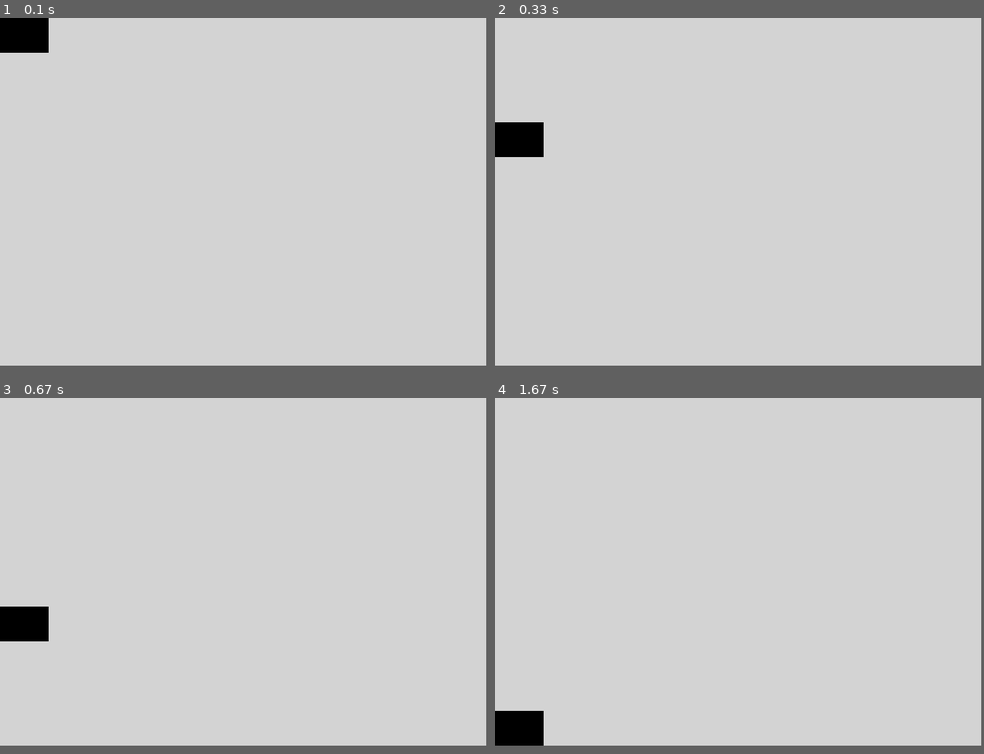
Above: before the commit, frames 1-4 (two rows, left to right).
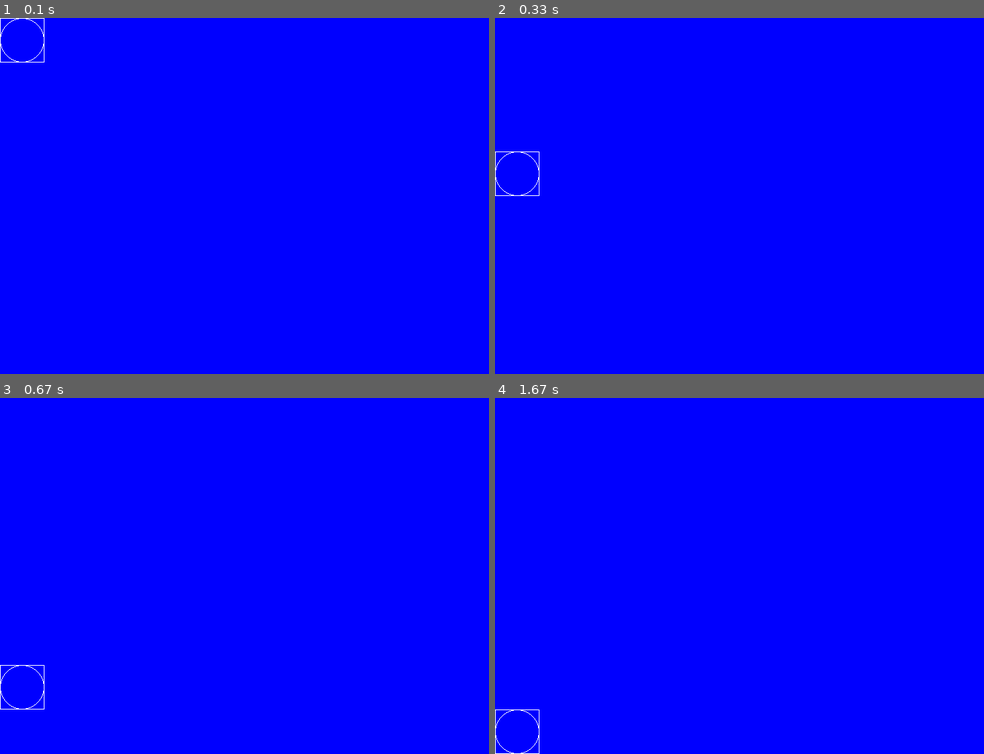
Above: after the commit, the same moments.

Repository: saegl5/myprojects
Game: pygame game, started from Codes/pygame-animation-bouncing-part-2.py
Same seed, same stepped clock (60 frames per second), same inputs: the game is played once before the commit and once after it.
Inputs:
- Up to frame 1 (0.1 s): no input
- Up to frame 2 (0.33 s): no input
- Up to frame 3 (0.67 s): no input
- Up to frame 4 (1.67 s): no input
In our replay, the window is 700x500 before the commit and 704x512 after it. These sizes can differ from the game's own. Grey fills any space a smaller window leaves; there, only what the larger window draws over its background counts as a difference.

The runs differ from the first frame. In frame 1, 97% of the frame differs, in the area x 0-100%, y 0-98%; in frame 2, 97%; in frame 3, 97%; in frame 4, 97%, in the area x 0-100%, y 0-100%.

Commit message:
using blueprints and integrating ideas from unit iii

Diff:
--- a/Codes/pygame-animation-bouncing-part-2.py
+++ b/Codes/pygame-animation-bouncing-part-2.py
@@ -1,20 +1,20 @@
 import pygame # import the Pygame library of functions
 pygame.init() # initialize the game engine
 
-LIGHTGRAY = (211, 211, 211) # example
+BLUE = (0, 0, 255) # example
 # (Red, Green, Blue) = (0-255, 0-255, 0-255)
 # 0-255 is amount of color
 # the amount of color is additive
 # can also choose your own color
 # parentheses of numbers (e.g., (211, 211, 211)) is called a tuple
-BLACK = (0, 0, 0) # example
+WHITE = (255, 255, 255) # example
 
-size = (700, 500) # (width, height) in pixels
+size = (704, 512) # (width, height) in pixels
 screen = pygame.display.set_mode(size) # set screen size
 done = False # define "done"
 clock = pygame.time.Clock() # define "clock"
 offset = 0 # initialize offset earlier, keep starting position at top edge
-increment = 50 # initialize increment early
+increment = 64 # initialize increment early
 
 pygame.display.set_caption("QUESTABOX's Cool Animation") # title, or choose your own
 
@@ -22,16 +22,17 @@
     for event in pygame.event.get(): # check for user input when open window
         if event.type == pygame.QUIT: # user clicked close button
             done = True # change "done" to exit WHILE loop on next loop, loop will not run WHILE False
-    screen.fill(LIGHTGRAY) # clear the screen
+    screen.fill(BLUE) # clear the screen
     # --- Drawing code
     # offset = 0 # initialize offset
-    # while offset <= 450: # loop until offset = 450 (inclusive)
-    #     pygame.draw.rect(screen, BLACK, (0, 0+offset, 70, 50), width=0) # added one offset to one y-coordinate
-    #     offset += 50 # offset = offset + 50
-    pygame.draw.rect(screen, BLACK, (0, 0+offset, 70, 50), width=0) # untab
-    # offset += 50 # untab
+    # while offset <= 448: # loop until offset = 448 (inclusive)
+    #     pygame.draw.rect(screen, WHITE, (0, 0+offset, 64, 64), width=1) # added one offset to one y-coordinate
+    #     offset += 64 # offset = offset + 64
+    pygame.draw.rect(screen, WHITE, (0, 0+offset, 64, 64), width=1) # untab
+    pygame.draw.ellipse(screen, WHITE, (0, 0+offset, 64, 64), width=1)
+    # offset += 64 # untab
     offset += increment # allow the increment to change
-    if 0+offset + 50 == size[1]: # if rectangle at bottom edge
+    if 0+offset + 64 == size[1]: # if rectangle at bottom edge
         increment = 0 # stop the rectangle from moving
     # ----------------
     pygame.display.flip() # update the screen
--- a/Codes/pygame-animation-bouncing-part-3.py
+++ b/Codes/pygame-animation-bouncing-part-3.py
@@ -1,20 +1,20 @@
 import pygame # import the Pygame library of functions
 pygame.init() # initialize the game engine
 
-LIGHTGRAY = (211, 211, 211) # example
+BLUE = (0, 0, 255) # example
 # (Red, Green, Blue) = (0-255, 0-255, 0-255)
 # 0-255 is amount of color
 # the amount of color is additive
 # can also choose your own color
 # parentheses of numbers (e.g., (211, 211, 211)) is called a tuple
-BLACK = (0, 0, 0) # example
+WHITE = (255, 255, 255) # example
 
-size = (700, 500) # (width, height) in pixels
+size = (704, 512) # (width, height) in pixels
 screen = pygame.display.set_mode(size) # set screen size
 done = False # define "done"
 clock = pygame.time.Clock() # define "clock"
 offset = 0 # initialize offset earlier, keep starting position at top edge
-increment = 50 # initialize increment early
+increment = 64 # initialize increment early
 
 pygame.display.set_caption("QUESTABOX's Cool Animation") # title, or choose your own
 
@@ -22,16 +22,17 @@
     for event in pygame.event.get(): # check for user input when open window
         if event.type == pygame.QUIT: # user clicked close button
             done = True # change "done" to exit WHILE loop on next loop, loop will not run WHILE False
-    screen.fill(LIGHTGRAY) # clear the screen
+    screen.fill(BLUE) # clear the screen
     # --- Drawing code
     # offset = 0 # initialize offset
-    # while offset <= 450: # loop until offset = 450 (inclusive)
-    #     pygame.draw.rect(screen, BLACK, (0, 0+offset, 70, 50), width=0) # added one offset to one y-coordinate
-    #     offset += 50 # offset = offset + 50
-    pygame.draw.rect(screen, BLACK, (0, 0+offset, 70, 50), width=0) # untab
-    # offset += 50 # untab
+    # while offset <= 448: # loop until offset = 448 (inclusive)
+    #     pygame.draw.rect(screen, WHITE, (0, 0+offset, 64, 64), width=1) # added one offset to one y-coordinate
+    #     offset += 64 # offset = offset + 64
+    pygame.draw.rect(screen, WHITE, (0, 0+offset, 64, 64), width=1) # untab
+    pygame.draw.ellipse(screen, WHITE, (0, 0+offset, 64, 64), width=1)
+    # offset += 64 # untab
     offset += increment # allow the increment to change
-    if 0+offset + 50 == size[1]: # if rectangle at bottom edge
+    if 0+offset + 64 == size[1]: # if rectangle at bottom edge
         increment *= -1 # increment = increment*-1, that is change the increment's sign
     elif 0+offset == 0: # else if rectangle at top edge
         increment *= -1 # change the increment's sign back
--- a/Codes/pygame-animation-bouncing-part-4.py
+++ b/Codes/pygame-animation-bouncing-part-4.py
@@ -1,25 +1,24 @@
 import pygame # import the Pygame library of functions
 pygame.init() # initialize the game engine
 
-LIGHTGRAY = (211, 211, 211) # example
+BLUE = (0, 0, 255) # example
 # (Red, Green, Blue) = (0-255, 0-255, 0-255)
 # 0-255 is amount of color
 # the amount of color is additive
 # can also choose your own color
 # parentheses of numbers (e.g., (211, 211, 211)) is called a tuple
-BLACK = (0, 0, 0) # example
+WHITE = (255, 255, 255) # example
 
-# size = (700, 500) # (width, height) in pixels
-size = (700, 400) # changed height, so rectangle can bounce around more (could also have changed width or rectangle width or height)
+size = (704, 512) # (width, height) in pixels
 screen = pygame.display.set_mode(size) # set screen size
 done = False # define "done"
 clock = pygame.time.Clock() # define "clock"
 # offset = 0 # initialize offset earlier
 y_offset = 0 # initialize offset earlier, keep starting position at top edge
 x_offset = 0 # keep starting position at left edge
-# increment = 50 # initialize increment early
-y_increment = 50 # initialize increment early
-x_increment = 70 # initialize increment early
+# increment = 64 # initialize increment early
+y_increment = 64 # initialize increment early
+x_increment = 64 # initialize increment early
 
 pygame.display.set_caption("QUESTABOX's Cool Animation") # title, or choose your own
 
@@ -27,35 +26,36 @@
     for event in pygame.event.get(): # check for user input when open window
         if event.type == pygame.QUIT: # user clicked close button
             done = True # change "done" to exit WHILE loop on next loop, loop will not run WHILE False
-    screen.fill(LIGHTGRAY) # clear the screen
+    screen.fill(BLUE) # clear the screen
     # --- Drawing code
     # offset = 0 # initialize offset
-    # while offset <= 450: # loop until offset = 450 (inclusive)
-    #     pygame.draw.rect(screen, BLACK, (0, 0+offset, 70, 50), width=0) # added one offset to one y-coordinate
-    #     offset += 50 # offset = offset + 50
-    # pygame.draw.rect(screen, BLACK, (0, 0+offset, 70, 50), width=0) # untab
-    # pygame.draw.rect(screen, BLACK, (0, 0+y_offset, 70, 50), width=0) # untab
-    pygame.draw.rect(screen, BLACK, (0+x_offset, 0+y_offset, 70, 50), width=0) # untab
-    # offset += 50 # untab
+    # while offset <= 448: # loop until offset = 448 (inclusive)
+    #     pygame.draw.rect(screen, WHITE, (0, 0+offset, 64, 64), width=1) # added one offset to one y-coordinate
+    #     offset += 64 # offset = offset + 64
+    # pygame.draw.rect(screen, WHITE, (0, 0+offset, 64, 64), width=1) # untab
+    # pygame.draw.rect(screen, WHITE, (0, 0+y_offset, 64, 64), width=1) # untab
+    pygame.draw.rect(screen, WHITE, (0+x_offset, 0+y_offset, 64, 64), width=1) # untab
+    pygame.draw.ellipse(screen, WHITE, (0+x_offset, 0+y_offset, 64, 64), width=1)
+    # offset += 64 # untab
     # offset += increment # allow the increment to change
     y_offset += y_increment # allow the increment to change
     x_offset += x_increment # allow the increment to change
-    # if 0+offset + 50 == size[1]: # if rectangle at bottom edge
-    # if 0+y_offset + 50 == size[1]: # if rectangle at bottom edge
-    # if 0+y_offset + 50 == size[1]: # if rectangle at bottom edge
+    # if 0+offset + 64 == size[1]: # if rectangle at bottom edge
+    # if 0+y_offset + 64 == size[1]: # if rectangle at bottom edge
+    # if 0+y_offset + 64 == size[1]: # if rectangle at bottom edge
         # increment *= -1 # increment = increment*-1, that is change the increment's sign
         # y_increment *= -1 # y_increment = y_increment*-1, that is change the increment's sign
     # elif 0+offset == 0: # else if rectangle at top edge
     # elif 0+y_offset == 0: # else if rectangle at top edge
         # increment *= -1 # change the increment's sign back
         # y_increment *= -1 # change the increment's sign back
-    if 0 + y_offset + 50 == size[1] or 0 + y_offset == 0:  # if rectangle at bottom or top edge
+    if 0 + y_offset + 64 == size[1] or 0 + y_offset == 0:  # if rectangle at bottom or top edge
         y_increment *= -1  # y_increment = y_increment*-1, that is change the increment's sign
-    # if 0+x_offset + 70 == size[0]: # if rectangle at right edge
+    # if 0+x_offset + 64 == size[0]: # if rectangle at right edge
         # x_increment *= -1 # x_increment = x_increment*-1, that is change the increment's sign
     # elif 0+x_offset == 0: # else if rectangle at left edge
         # x_increment *= -1 # change the increment's sign back
-    if 0+x_offset + 70 == size[0] or 0+x_offset == 0: # if rectangle at right or left edge
+    if 0+x_offset + 64 == size[0] or 0+x_offset == 0: # if rectangle at right or left edge
         x_increment *= -1 # x_increment = x_increment*-1, that is change the increment's sign
     # ----------------
     pygame.display.flip() # update the screen
--- a/Codes/pygame-animation-bouncing-part-5m.py
+++ b/Codes/pygame-animation-bouncing-part-5m.py
@@ -3,8 +3,8 @@
 import pygame
 pygame.init()
 
-LIGHTGRAY = (211, 211, 211)
-BLACK = (0, 0, 0)
+BLUE = (0, 0, 255)
+WHITE = (255, 255, 255)
 
 size = (100, 200)
 screen = pygame.display.set_mode(size)
@@ -13,7 +13,7 @@
 y_offset = 0 # <- STEP 2b, changed to "y_offset"
 x_offset = 0 # <- STEP 2 (horizontal movement)
 y_increment = 20 # <- STEP 4, changed to "y_increment"
-x_increment = 10 # <- STEP 4
+x_increment = 20 # <- STEP 4
 
 pygame.display.set_caption("STUDENT's Cool Animation")
 
@@ -21,11 +21,12 @@
     for event in pygame.event.get():
         if event.type == pygame.QUIT:
             done = True
-    screen.fill(LIGHTGRAY) # clear the screen
+    screen.fill(BLUE) # clear the screen
     # --- Drawing code
     # offset = 0 <- STEP 2a
-    # while offset <= 80: <- STEP 0
-    pygame.draw.rect(screen, BLACK, (0+x_offset, 0+y_offset, 10, 20), width=0) # untab <- "offset" is STEP 1 (could also offset x-coordinate), "offset" became "y_offset"
+    # while offset <= 180: <- STEP 0
+    pygame.draw.rect(screen, WHITE, (0+x_offset, 0+y_offset, 20, 20), width=1) # untab <- "offset" is STEP 1 (could also offset x-coordinate), "offset" became "y_offset"
+    pygame.draw.ellipse(screen, WHITE, (0+x_offset, 0+y_offset, 20, 20), width=1)
     y_offset += y_increment # untab, "increment" is STEP 3, "increment" became "y_increment"
     x_offset += x_increment # <- STEP 3
     # if 0+y_offset + 20 == size[1]: # <- STEP 5a
@@ -34,11 +35,11 @@
     #     y_increment *= -1
     if 0+y_offset + 20 == size[1] or 0+y_offset == 0: # <- STEP 5a-b
         y_increment *= -1
-    # if 0+x_offset + 10 == size[0]: # <- STEP 5a
+    # if 0+x_offset + 20 == size[0]: # <- STEP 5a
     #     x_increment *= -1
     # elif 0+x_offset == 0: # <- STEP 5b
     #     x_increment *= -1
-    if 0+x_offset + 10 == size[0] or 0+x_offset == 0: # <- STEP 5a-b
+    if 0+x_offset + 20 == size[0] or 0+x_offset == 0: # <- STEP 5a-b
         x_increment *= -1
     # ----------------
     pygame.display.flip()
--- a/Codes/pygame-animation-bouncing-part-6.py
+++ b/Codes/pygame-animation-bouncing-part-6.py
@@ -1,25 +1,24 @@
 import pygame # import the Pygame library of functions
 pygame.init() # initialize the game engine
 
-LIGHTGRAY = (211, 211, 211) # example
+BLUE = (0, 0, 255) # example
 # (Red, Green, Blue) = (0-255, 0-255, 0-255)
 # 0-255 is amount of color
 # the amount of color is additive
 # can also choose your own color
 # parentheses of numbers (e.g., (211, 211, 211)) is called a tuple
-BLACK = (0, 0, 0) # example
+WHITE = (255, 255, 255) # example
 
-# size = (700, 500) # (width, height) in pixels
-size = (700, 400) # changed height, so rectangle can bounce around more (could also have changed width)
+size = (704, 512) # (width, height) in pixels
 screen = pygame.display.set_mode(size) # set screen size
 done = False # define "done"
 clock = pygame.time.Clock() # define "clock"
 # offset = 0 # initialize offset earlier
-y_offset = 50 # initialize offset earlier, keep starting position at top edge, was 0
-x_offset = 90 # keep starting position at left edge, was 0, then 70
-# increment = 50 # initialize increment early
-y_increment = 50 # initialize increment early
-x_increment = 126 # initialize increment early, was 70
+y_offset = 64 # initialize offset earlier, keep starting position at top edge, was 0
+x_offset = 100 # keep starting position at left edge, was 0, then 70
+# increment = 64 # initialize increment early
+y_increment = 64 # initialize increment early
+x_increment = 128 # initialize increment early, was 70
 
 pygame.display.set_caption("QUESTABOX's Cool Animation") # title, or choose your own
 
@@ -27,35 +26,36 @@
     for event in pygame.event.get(): # check for user input when open window
         if event.type == pygame.QUIT: # user clicked close button
             done = True # change "done" to exit WHILE loop on next loop, loop will not run WHILE False
-    screen.fill(LIGHTGRAY) # clear the screen
+    screen.fill(BLUE) # clear the screen
     # --- Drawing code
     # offset = 0 # initialize offset
-    # while offset <= 450: # loop until offset = 450 (inclusive)
-    #     pygame.draw.rect(screen, BLACK, (0, 0+offset, 70, 50), width=0) # added one offset to one y-coordinate
-    #     offset += 50 # offset = offset + 50
-    # pygame.draw.rect(screen, BLACK, (0, 0+offset, 70, 50), width=0) # untab
-    # pygame.draw.rect(screen, BLACK, (0, 0+y_offset, 70, 50), width=0) # untab
-    pygame.draw.rect(screen, BLACK, (0+x_offset, 0+y_offset, 70, 50), width=0) # untab
-    # offset += 50 # untab
+    # while offset <= 448: # loop until offset = 448 (inclusive)
+    #     pygame.draw.rect(screen, WHITE, (0, 0+offset, 64, 64), width=1) # added one offset to one y-coordinate
+    #     offset += 64 # offset = offset + 64
+    # pygame.draw.rect(screen, WHITE, (0, 0+offset, 64, 64), width=1) # untab
+    # pygame.draw.rect(screen, WHITE, (0, 0+y_offset, 64, 64), width=1) # untab
+    pygame.draw.rect(screen, WHITE, (0+x_offset, 0+y_offset, 64, 64), width=1) # untab
+    pygame.draw.ellipse(screen, WHITE, (0+x_offset, 0+y_offset, 64, 64), width=1)
+    # offset += 64 # untab
     # offset += increment # allow the increment to change
     y_offset += y_increment # allow the increment to change
     x_offset -= x_increment # allow the increment to change, changed to decrement
-    # if 0+offset + 50 == size[1]: # if rectangle at bottom edge
-    # if 0+y_offset + 50 == size[1]: # if rectangle at bottom edge
-    # if 0+y_offset + 50 == size[1]: # if rectangle at bottom edge
+    # if 0+offset + 64 == size[1]: # if rectangle at bottom edge
+    # if 0+y_offset + 64 == size[1]: # if rectangle at bottom edge
+    # if 0+y_offset + 64 == size[1]: # if rectangle at bottom edge
         # increment *= -1 # increment = increment*-1, that is change the increment's sign
         # y_increment *= -1 # y_increment = y_increment*-1, that is change the increment's sign
     # elif 0+offset == 0: # else if rectangle at top edge
     # elif 0+y_offset == 0: # else if rectangle at top edge
         # increment *= -1 # change the increment's sign back
         # y_increment *= -1 # change the increment's sign back
-    if 0+y_offset + 50 == size[1] or 0+y_offset == 0: # if rectangle at bottom or top edge
+    if 0+y_offset + 64 == size[1] or 0+y_offset == 0: # if rectangle at bottom or top edge
         y_increment *= -1 # y_increment = y_increment*-1, that is change the increment's sign
-    # if 0+x_offset + 70 == size[0]: # if rectangle at right edge
+    # if 0+x_offset + 64 == size[0]: # if rectangle at right edge
         # x_increment *= -1 # x_increment = x_increment*-1, that is change the increment's sign
     # elif 0+x_offset == 0: # else if rectangle at left edge
     #     x_increment *= -1 # change the increment's sign back
-    if 0+x_offset + 70 >= size[0] or 0+x_offset <= 0: # if rectangle at right or left edge
+    if 0+x_offset + 64 >= size[0] or 0+x_offset <= 0: # if rectangle at right or left edge
         x_increment *= -1 # x_increment = x_increment*-1, that is change the increment's sign
     # ----------------
     pygame.display.flip() # update the screen
--- a/Codes/pygame-animation-bouncing-part-7?.py
+++ b/Codes/pygame-animation-bouncing-part-7?.py
@@ -1,25 +1,24 @@
 import pygame # import the Pygame library of functions
 pygame.init() # initialize the game engine
 
-LIGHTGRAY = (211, 211, 211) # example
+BLUE = (0, 0, 255) # example
 # (Red, Green, Blue) = (0-255, 0-255, 0-255)
 # 0-255 is amount of color
 # the amount of color is additive
 # can also choose your own color
 # parentheses of numbers (e.g., (211, 211, 211)) is called a tuple
-BLACK = (0, 0, 0) # example
+WHITE = (255, 255, 255) # example
 
-# size = (700, 500) # (width, height) in pixels
-size = (700, 400) # changed height, so rectangle can bounce around more
+size = (704, 512) # (width, height) in pixels
 screen = pygame.display.set_mode(size) # set screen size
 done = False # define "done"
 clock = pygame.time.Clock() # define "clock"
 # offset = 0 # initialize offset earlier
 y_offset = 0 # initialize offset earlier
     # x_offset = 0 # keep starting position at 10
-# increment = 50 # initialize increment early
-y_increment = 50
-    # x_increment = 70/2
+# increment = 64 # initialize increment early
+y_increment = 64
+    # x_increment = 64/2
 y_0 = 0+y_offset
 v_0 = y_increment
 t = 0 # initialize
@@ -37,32 +36,33 @@
     for event in pygame.event.get(): # check for user input when open window
         if event.type == pygame.QUIT: # user clicked close button
             done = True # change "done" to exit WHILE loop on next loop, loop will not run WHILE False
-    screen.fill(LIGHTGRAY) # clear the screen
+    screen.fill(BLUE) # clear the screen
     # offset = 0 # initialize offset
-    # while offset <= 450: # loop until offset = 450 (inclusive)
-    #     pygame.draw.rect(screen, BLACK, (0, 0+offset, 60, 50), width=0) # added one offset to one y-coordinate
-    #     offset += 50 # offset = offset + 50
-    # pygame.draw.rect(screen, BLACK, (0, 0+offset, 60, 50), width=0) # untab
-        # pygame.draw.rect(screen, BLACK, (0+x_offset, 0+y_offset, 70, 50), width=0)
-    pygame.draw.rect(screen, BLACK, (0, 0+y_offset, 70, 50), width=0)
-    # offset += 50 # untab
+    # while offset <= 448: # loop until offset = 448 (inclusive)
+    #     pygame.draw.rect(screen, WHITE, (0, 0+offset, 64, 64), width=1) # added one offset to one y-coordinate
+    #     offset += 64 # offset = offset + 64
+    # pygame.draw.rect(screen, WHITE, (0, 0+offset, 64, 64), width=1) # untab
+        # pygame.draw.rect(screen, WHITE, (0+x_offset, 0+y_offset, 64, 64), width=1)
+    pygame.draw.rect(screen, WHITE, (0, 0+y_offset, 64, 64), width=1)
+    pygame.draw.ellipse(screen, WHITE, (0, 0+y_offset, 64, 64), width=1)
+    # offset += 64 # untab
     # offset += increment # allow the increment to change
     # y_offset += y_increment
         # t += 1
         # y_offset = y_0 + v_0*t + 1/2*g*t*t # 0+y_offset = y_offset
         # x_offset += x_increment
-    # # if 0+offset + 50 == size[1]: # if rectangle at bottom edge
-    # if 0+y_offset + 50 == size[1]:
+    # # if 0+offset + 64 == size[1]: # if rectangle at bottom edge
+    # if 0+y_offset + 64 == size[1]:
     #     # increment *= -1 # increment = increment*-1, that is change the increment's sign
     #     y_increment *= -1
     # # if 0+offset == 0: # if rectangle at top edge
     # if 0+y_offset == 0:
     #     # increment *= -1 # change the increment's sign back
     #     y_increment *= -1
-        # if 0+offset + 50 == size[1]: # if rectangle at bottom edge
-    # if 0+y_offset + 50 == size[1] or 0+y_offset == 0:
+        # if 0+offset + 64 == size[1]: # if rectangle at bottom edge
+    # if 0+y_offset + 64 == size[1] or 0+y_offset == 0:
     print(y_offset, y_0, v_0, t)
-    if 0+y_offset + 50 >= size[1] and v_0 > 0:# or 0+y_offset == y_0+g*t*t:# or 0+y_offset == 0:
+    if 0+y_offset + 64 >= size[1] and v_0 > 0:# or 0+y_offset == y_0+g*t*t:# or 0+y_offset == 0:
         # y_increment *= -1
         y_0 = 0+y_offset # reset it
         v_0 *= -1 #-1/2*g*t # something wrong!!! (made my own)
@@ -77,11 +77,11 @@
         t += 1
         y_offset = y_0 + v_0*t + 1/2*g*t*t # 0+y_offset = y_offset
 
-    # if 0+x_offset + 70 == size[0]:
+    # if 0+x_offset + 64 == size[0]:
     #     x_increment *= -1
     # if 0+x_offset == 0:
     #     x_increment *= -1
-        # if 0+x_offset + 70 == size[0] or 0+x_offset == 0:
+        # if 0+x_offset + 64 == size[0] or 0+x_offset == 0:
         #     x_increment *= -1
         # x_offset += x_increment
 
@@ -93,12 +93,12 @@
     # # if increment == 0:
     #     # increment = 0
     # offset += increment # allow the increment to change
-    # # if 0+offset + 50 >= size[1]: # if rectangle at bottom edge
+    # # if 0+offset + 64 >= size[1]: # if rectangle at bottom edge
     # #     increment *= -1 # increment = increment*-1, that is change the increment's sign
     # # # if 0+offset == 0: # if rectangle at top edge
     # # if 0+offset <= 0: # if rectangle at top edge
     # #     increment *= -1 # change the increment's sign back
-    # if 0+offset + 50 >= size[1] and increment > 0: # if rectangle at bottom edge
+    # if 0+offset + 64 >= size[1] and increment > 0: # if rectangle at bottom edge
     #     increment *= -1 # increment = increment*-1, that is change the increment's sign
     # # if 0+offset == 0: # if rectangle at top edge
     # if 0+offset <= 0 and increment <= 0: if rectangle at top edge
@@ -106,10 +106,10 @@
     # print("offset=",offset,"increment=",increment)
 
 
-    # pygame.draw.rect(screen, BLACK, (rect_x, rect_y, 60, 50), width=0)
+    # pygame.draw.rect(screen, WHITE, (rect_x, rect_y, 64, 64), width=1)
     # rect_x += rect_change_x
     # rect_y += rect_change_y
-    # if rect_y > 450 or rect_y < 0:
+    # if rect_y > 448 or rect_y < 0:
     #     rect_change_y = rect_change_y * -1 # bounce off bottom or top edges
     # if rect_x > 640 or rect_x < 0:
     #     rect_change_x = rect_change_x * -1 # bounce off left or right edges
